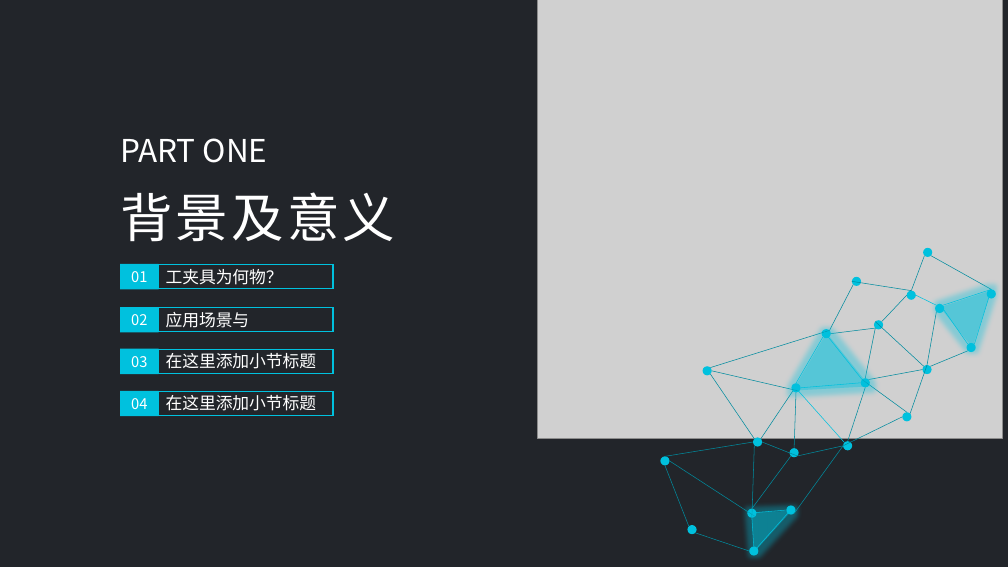
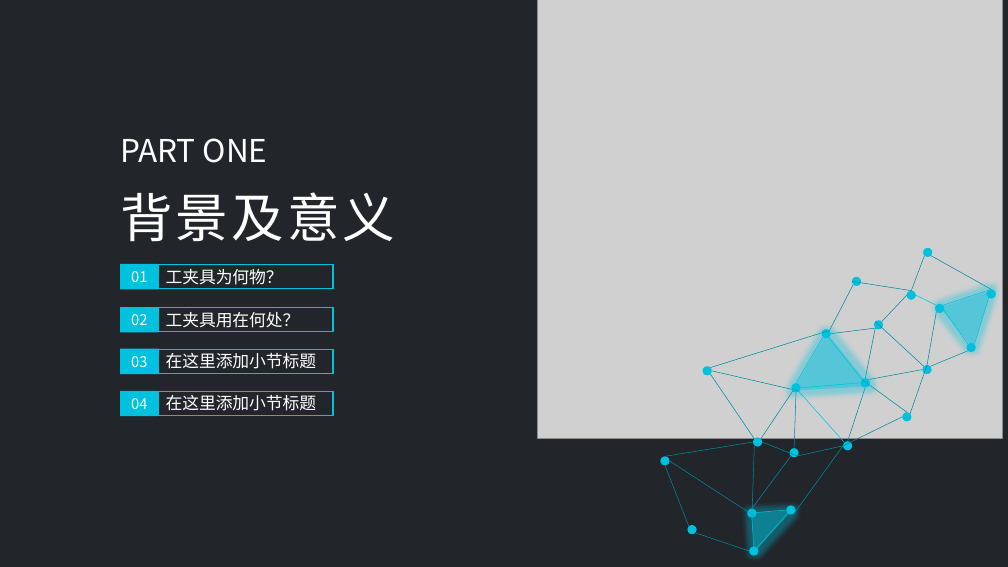
Before and after one commit to qiushibo/Pan, a slide deck: slide 3 of 蓝色齿轮.pptx. Drawn at 1008x567 pixels with LibreOffice and Linux fonts; fonts in the diff are those of the drawing; grey boxes stand for pictures. Boxes give left, top, right and bottom in pixels: in the first picture for what was removed or moved away, otherwise in the second. Text is boxed around its words. In the diff, an @@ line names an element or a change of style, - is before the commit and + after.

```diff
--- a/蓝色齿轮.pptx
+++ b/蓝色齿轮.pptx
@@ text at (166, 312, 300, 328): text changed @@
-应用场景与
+工夹具用在何处？
```
Also in this commit, not shown: 2 other slides changed, 1 slide added, 1 slide removed.
